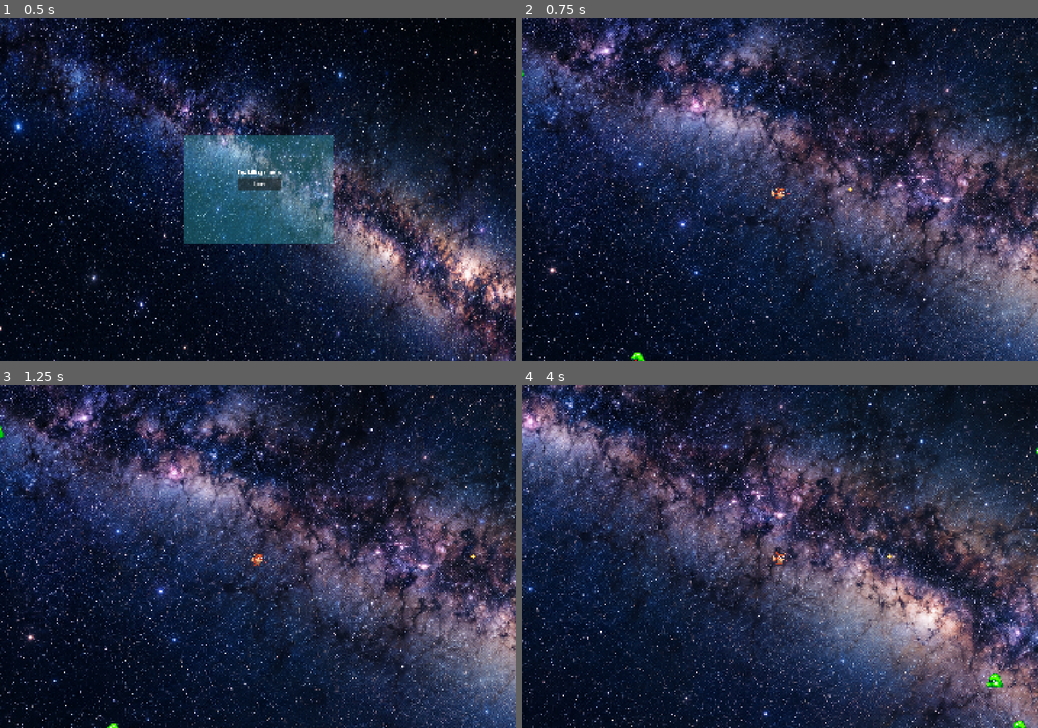
Above: before the commit, frames 1-4 (two rows, left to right).
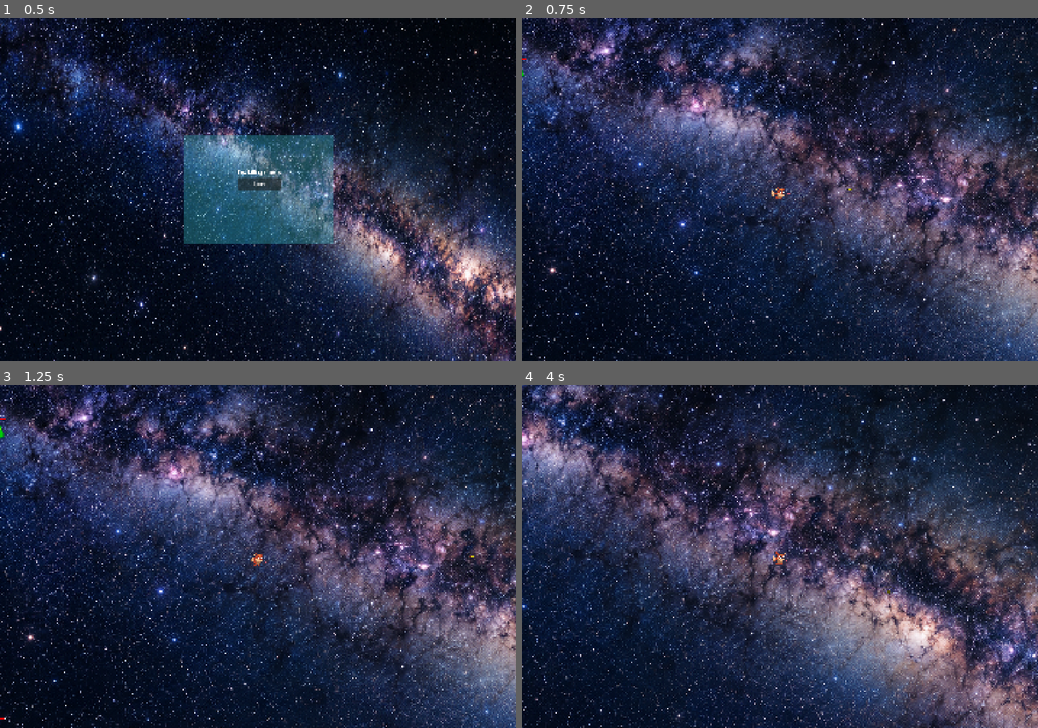
Above: after the commit, the same moments.

Repository: ergsdfgsgshht/fox_killing_slimers
Game: Godot game, scene res://scenes/main.tscn
The game is run twice, just before and just after one commit, with the same random seed, the same clock (stepped at 60 frames per second) and the same inputs.
Inputs (mouse positions are in pixels of both pictures, inside the frame that each line leads up to):
- Up to frame 1 (0.5 s): no input
- Up to frame 2 (0.75 s): click "Start" at 0.5 s
- Up to frame 3 (1.25 s): no input
- Up to frame 4 (4 s): move the mouse to (893, 539) at 1.27 s; hold D (right) 1.28-2.03 s; click (893, 539) at 1.42 s; move the mouse to (676, 573) at 2.02 s; hold S (down) 2.03-2.78 s; click (676, 573) at 2.17 s; move the mouse to (831, 481) at 2.77 s; hold D (right) 2.78-3.53 s; click (831, 481) at 2.92 s; move the mouse to (754, 625) at 3.52 s; hold W (up) from 3.53 s (still down); click (754, 625) at 3.67 s

Frame 1 is identical in both runs. In frame 2, less than 0.1% of the frame differs, in the area x 0-65%, y 11-100%; in frame 3, less than 0.1%; in frame 4, 47%, in the area x 0-100%, y 0-100%.

Commit message:
bullet attack system first edition

Diff:
--- a/scenes/bullet.tscn
+++ b/scenes/bullet.tscn
@@ -3,10 +3,6 @@
 [ext_resource type="Script" uid="uid://cjhdktrnoi1k2" path="res://src/bullet.gd" id="1_l5glv"]
 [ext_resource type="Texture2D" uid="uid://d2ct30mf226wv" path="res://AssetBundle/Sprites/bullet.png" id="1_mkf8s"]
 [ext_resource type="Texture2D" uid="uid://crgxbc5owyqji" path="res://AssetBundle/Sprites/bomb.png" id="2_y25gk"]
-
-[sub_resource type="CapsuleShape2D" id="CapsuleShape2D_cnf8o"]
-radius = 0.99968535
-height = 6.0
 
 [sub_resource type="AtlasTexture" id="AtlasTexture_l5glv"]
 atlas = ExtResource("2_y25gk")
@@ -90,10 +86,16 @@
 }],
 "loop": 1,
 "name": &"bomb",
-"speed": 12.0
+"speed": 24.0
 }]
 
+[sub_resource type="CapsuleShape2D" id="CapsuleShape2D_cnf8o"]
+radius = 0.99968535
+height = 6.0
+
 [node name="Bullet" type="CharacterBody2D" unique_id=1143676337]
+collision_layer = 8
+collision_mask = 2
 script = ExtResource("1_l5glv")
 speed = 400.0
 
@@ -102,13 +104,17 @@
 scale = Vector2(0.4, 0.426)
 texture = ExtResource("1_mkf8s")
 
+[node name="BombEffect" type="AnimatedSprite2D" parent="." unique_id=1801032876]
+scale = Vector2(0.1, 0.1)
+sprite_frames = SubResource("SpriteFrames_mkf8s")
+animation = &"bomb"
+frame = 9
+frame_progress = 0.49750865
+
 [node name="CollisionShape2D" type="CollisionShape2D" parent="." unique_id=348336206]
 position = Vector2(-1, 0)
 rotation = 1.5707964
 scale = Vector2(1.4, 1)
 shape = SubResource("CapsuleShape2D_cnf8o")
 
-[node name="BombEffect" type="AnimatedSprite2D" parent="." unique_id=1801032876]
-scale = Vector2(0.1, 0.1)
-sprite_frames = SubResource("SpriteFrames_mkf8s")
-animation = &"bomb"
+[connection signal="destroy_self" from="." to="." method="_on_destroy_self"]
--- a/scenes/main.tscn
+++ b/scenes/main.tscn
@@ -18,7 +18,7 @@
 [node name="MainScene" type="Node2D" unique_id=417079548]
 position = Vector2(-3, 5)
 script = ExtResource("1_jyhfs")
-slimer_numbers = 20
+slimer_numbers = 5
 
 [node name="Sprite2D" type="Sprite2D" parent="." unique_id=377853019]
 position = Vector2(-4, -3)
@@ -26,6 +26,8 @@
 
 [node name="MapEdge" type="StaticBody2D" parent="." unique_id=1491088168]
 position = Vector2(0, -1)
+collision_layer = 4
+collision_mask = 11
 
 [node name="CollisionShape2D" type="CollisionShape2D" parent="MapEdge" unique_id=2144563933]
 position = Vector2(-2, 1)
--- /dev/null
+++ b/scenes/pixel_health_bar.tscn
@@ -0,0 +1,13 @@
+[gd_scene format=3]
+
+[ext_resource type="Script" uid="uid://wnjb5slf1phw" path="res://src/pixel_health_bar.gd" id="1_bar"]
+
+
+[node name="PixelHealthBar" type="Control"]
+layout_mode = 0
+offset_right = 160.0
+offset_bottom = 16.0
+mouse_filter = 2
+script = ExtResource("1_bar")
+max_health = 100.0
+current_health = 75.0
--- a/scenes/player.tscn
+++ b/scenes/player.tscn
@@ -137,6 +137,7 @@
 radius = 14.0
 
 [node name="Player" type="CharacterBody2D" unique_id=1737204404]
+collision_mask = 6
 script = ExtResource("1_g2els")
 speed = 160.0
 
--- a/scenes/slime.tscn
+++ b/scenes/slime.tscn
@@ -74,10 +74,13 @@
 radius = 12.0
 
 [node name="Slime" type="CharacterBody2D" unique_id=23503657]
+collision_layer = 2
+collision_mask = 5
 script = ExtResource("1_p2gj0")
 speed = 80.0
 initial_rand_speed = 20.0
 k = 1400000.0
+hp = 3
 
 [node name="AnimatedSprite2D" type="AnimatedSprite2D" parent="." unique_id=1738471783]
 sprite_frames = SubResource("SpriteFrames_cnf8o")
--- a/src/bullet.gd
+++ b/src/bullet.gd
@@ -1,13 +1,38 @@
 extends CharacterBody2D
+class_name Bullet
 @export var speed: float
+
+signal destroy_self
+var is_exploding := false
 
 
 # Called when the node enters the scene tree for the first time.
 func _ready() -> void:
+
 	pass # Replace with function body.
 
 
 # Called every frame. 'delta' is the elapsed time since the previous frame.
-func _process(delta: float) -> void:
+func _physics_process(_delta: float) -> void:
+	if is_exploding:
+		return
 	velocity = Vector2(speed,0)
 	move_and_slide()
+	if get_slide_collision_count() > 0:
+		var collider = get_last_slide_collision().get_collider()
+		#用类型判断史莱姆：实例化时Godot会自动改名(Slime2、Slime3...)，按名字"Slime"匹配只能碰到第一只
+		if collider.name == "MapEdge" or collider is Slime:
+			print("!!!!!发生碰撞")
+			is_exploding = true
+			$BombEffect.play("bomb")
+			$Sprite2D.visible = false
+			if collider is Slime:
+				collider.being_attack()
+			destroy_self.emit()
+
+
+func _on_destroy_self() -> void:
+	#等爆炸动画播放完再销毁，期间子弹停在原地(is_exploding)
+	await get_tree().create_timer(0.8).timeout
+	queue_free()
+	pass # Replace with function body.
--- a/src/main_control.gd
+++ b/src/main_control.gd
@@ -3,7 +3,7 @@
 var start_menu:Node2D
 var over_menu:Node2D
 var player:CharacterBody2D
-var bullet:CharacterBody2D
+var bullet_scene:Resource
 var slimers: Array[Node]
 var over_times: int = 0
 var bullet_number:int = 30
@@ -31,12 +31,16 @@
 
 
 	#预加载slimers
-	var slimerscenes = []
+	var slimerscenes:Resource
 	for i in range(slimer_numbers):
-		slimerscenes.append(preload("res://scenes/slime.tscn"))
+		slimerscenes = preload("res://scenes/slime.tscn")
 	for i in range(slimer_numbers):
-		var slimer_instance = slimerscenes[i].instantiate()
+		var slimer_instance = slimerscenes.instantiate()
 		slimers.append(slimer_instance)
+
+	#预加载bullet_scene
+	bullet_scene = preload("res://scenes/bullet.tscn")
+
 
 
 
@@ -95,7 +99,7 @@
 	camera.zoom = Vector2(1.035,1.41)
 	remove_child(player)
 	for i in range(slimer_numbers):
-		remove_child(slimers[i])
+		NodeUtils.safe_remove_child(self,slimers[i])
 	add_child(over_menu)
 	over_menu.position = Vector2(-178,-107)
 	print("overtimes的值为",over_times)
--- /dev/null
+++ b/src/node_utils.gd
@@ -0,0 +1,8 @@
+class_name NodeUtils
+extends RefCounted
+
+static func safe_remove_child(parent: Node, child: Node) -> bool:
+	if is_instance_valid(child) and child.get_parent() == parent:
+		parent.remove_child(child)
+		return true
+	return false
--- /dev/null
+++ b/src/pixel_health_bar.gd
@@ -0,0 +1,75 @@
+class_name PixelHealthBar
+extends Control
+## Godot 4.x pixel health bar. Assign current_health directly.
+
+@export var max_health: float = 100.0
+@export var current_health: float = 100.0
+
+const DEFAULT_SIZE := Vector2(160.0, 16.0)
+const BORDER_COLOR := Color(1.0, 1.0, 1.0, 1.0)
+const HEALTH_COLOR := Color(1.0, 0.0, 0.0, 1.0)
+const LOST_COLOR := Color(0.85, 0.85, 0.85, 0.35)
+
+var _display_ratio: float = -1.0
+var _last_pixel_size := Vector2i(-1, -1)
+
+
+static func create(total_health: float, initial_health: float) -> PixelHealthBar:
+	# No scene preload: avoid cyclic script/scene dependencies.
+	var bar := PixelHealthBar.new()
+	bar.max_health = total_health
+	bar.current_health = initial_health
+	bar._sync_display()
+	return bar
+
+
+func _init() -> void:
+	custom_minimum_size = Vector2(3.0, 3.0)
+	size = DEFAULT_SIZE
+	mouse_filter = Control.MOUSE_FILTER_IGNORE
+	texture_filter = CanvasItem.TEXTURE_FILTER_NEAREST
+
+
+func _ready() -> void:
+	# Also initializes instances loaded from the .tscn before first drawing.
+	_sync_display()
+
+
+func _process(_delta: float) -> void:
+	_sync_display()
+
+
+func _health_ratio() -> float:
+	if not is_finite(max_health) or max_health <= 0.0:
+		return 0.0
+	if not is_finite(current_health):
+		return 0.0
+	return clampf(current_health / max_health, 0.0, 1.0)
+
+
+func _sync_display() -> void:
+	var ratio := _health_ratio()
+	var pixel_size := Vector2i(int(floor(size.x)), int(floor(size.y)))
+	if ratio != _display_ratio or pixel_size != _last_pixel_size:
+		_display_ratio = ratio
+		_last_pixel_size = pixel_size
+		queue_redraw()
+
+
+func _draw() -> void:
+	var width := int(floor(size.x))
+	var height := int(floor(size.y))
+	if width < 3 or height < 3:
+		return
+	# Separate opaque border strips: no opaque background under lost health.
+	draw_rect(Rect2(0, 0, width, 1), BORDER_COLOR)
+	draw_rect(Rect2(0, height - 1, width, 1), BORDER_COLOR)
+	draw_rect(Rect2(0, 1, 1, height - 2), BORDER_COLOR)
+	draw_rect(Rect2(width - 1, 1, 1, height - 2), BORDER_COLOR)
+	var inner_width := width - 2
+	var inner_height := height - 2
+	var filled := clampi(int(floor(inner_width * _display_ratio)), 0, inner_width)
+	if filled > 0:
+		draw_rect(Rect2(1, 1, filled, inner_height), HEALTH_COLOR)
+	if filled < inner_width:
+		draw_rect(Rect2(1 + filled, 1, inner_width - filled, inner_height), LOST_COLOR)
--- a/src/player.gd
+++ b/src/player.gd
@@ -1,4 +1,5 @@
 extends CharacterBody2D
+class_name Player
 
 @export var speed:float
 @onready var animation_player = $AnimatedSprite2D
@@ -33,7 +34,8 @@
 func _unhandled_input(event: InputEvent) -> void:
 	if event is InputEventMouseButton:
 		if ttl == 0:
-			var bullet= preload("res://scenes/bullet.tscn").instantiate()
+			var bullet= get_parent().bullet_scene.instantiate()
 			add_child(bullet)
 			bullet.position = Vector2(25,0)
+			bullet.reparent(get_parent())
 			ttl = 60
--- a/src/slime.gd
+++ b/src/slime.gd
@@ -1,17 +1,24 @@
 extends CharacterBody2D
+class_name Slime
 @export var speed:float
 @export var initial_rand_speed:float
 @export var k:float
 
 signal slime_collieded(body:Node2D)
-var hp:int = 10
+@export var hp:int
 var is_first_time:bool = true
 var current_player:Node
+var health_bar: Node
+var ttl:int = 0
 
 # Called when the node enters the scene tree for the first time.
 func _ready() -> void:
 	current_player = get_parent().player
 	velocity = Vector2(randf_range(-1,1),randf_range(-1,1)).normalized() * initial_rand_speed
+	health_bar = PixelHealthBar.create(hp,hp)
+	add_child(health_bar)
+	health_bar.position = Vector2(-1,-8)
+	health_bar.scale = Vector2(0.1,0.1)
 	pass
 
 func _on_area_2d_body_entered(body: Node2D) -> void:
@@ -20,6 +27,8 @@
 
 #模拟万有引力系统
 func _physics_process(delta: float) -> void:
+	if ttl > 0:
+		ttl -= 1
 	var displacement = current_player.position - position
 	if displacement != Vector2.ZERO:
 		#两者间距离(标量)
@@ -33,7 +42,16 @@
 		#撞到边界MapEdge时，把撞击前的速度沿碰撞面法线反射，实现反弹
 		if get_slide_collision_count() > 0:
 			var collision = get_last_slide_collision()
-			#if collision.get_collider().name == "MapEdge":
 			velocity = velocity_before.bounce(collision.get_normal()) * 0.8
-			if collision.get_collider().name == "Player":
+
+			if collision.get_collider() is Player:
 				slime_collieded.emit(get_parent().player)
+
+func being_attack() -> void:
+	if ttl == 0:
+		hp -= 1
+		health_bar.current_health = hp
+		ttl = 40
+		if hp == 0:
+			get_parent().remove_child(self)
+	pass
Not shown, added: src/node_utils.gd.uid
Not shown, added: src/pixel_health_bar.gd.uid
